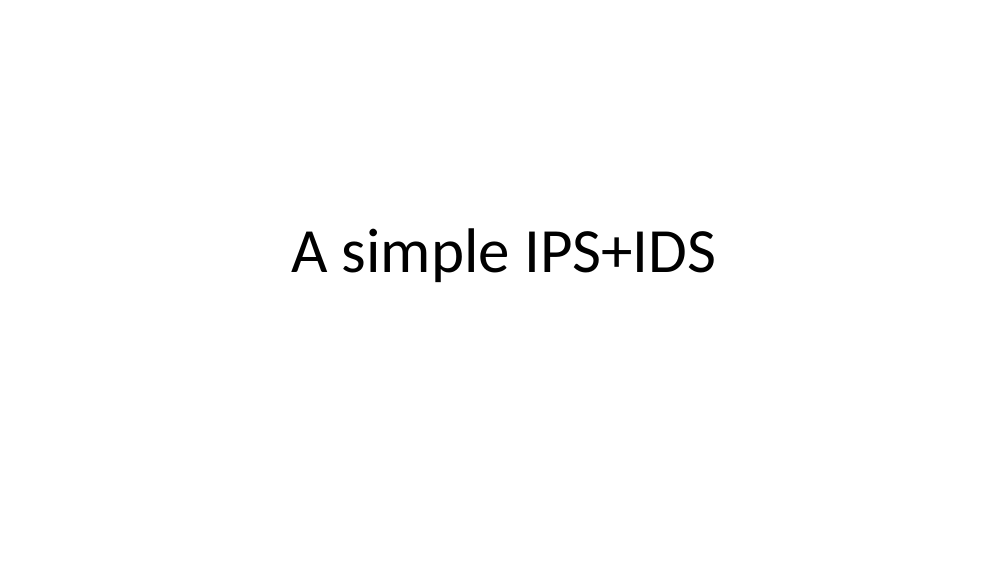
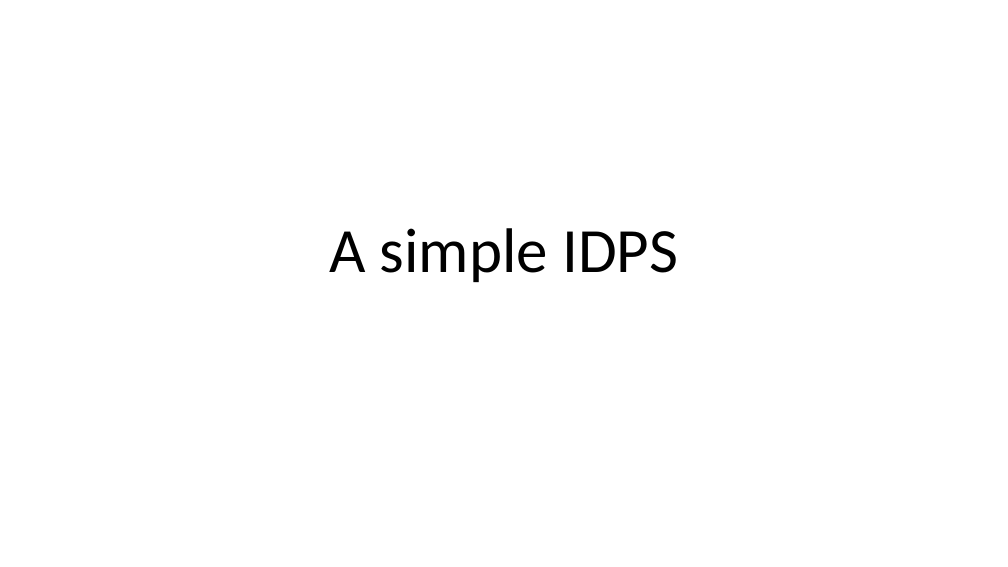
Before and after one commit to fparricelli/Encrypted-data-exchange-between-two-Arduino-boards-using-Symmetric-Encryption, a slide deck: slide 13 of Documentazione e cose così/Slide_concettuali_Luca.pptx. Drawn at 1008x567 pixels with LibreOffice and Linux fonts; fonts in the diff are those of the drawing. Boxes give left, top, right and bottom in pixels: in the first picture for what was removed or moved away, otherwise in the second. Text is boxed around its words. In the diff, an @@ line names an element or a change of style, - is before the commit and + after.

```diff
--- a/Documentazione e cose così/Slide_concettuali_Luca.pptx
+++ b/Documentazione e cose così/Slide_concettuali_Luca.pptx
@@ title at (329, 228, 678, 282): text changed @@
-A simple IPS+IDS
+A simple IDPS
```
Also in this commit, not shown: 2 other slides changed.
